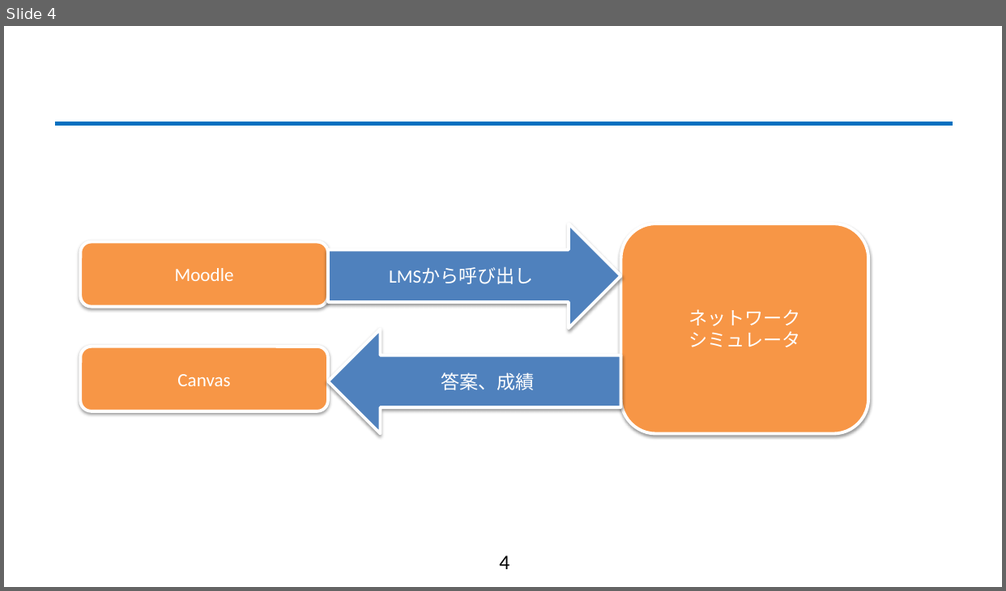
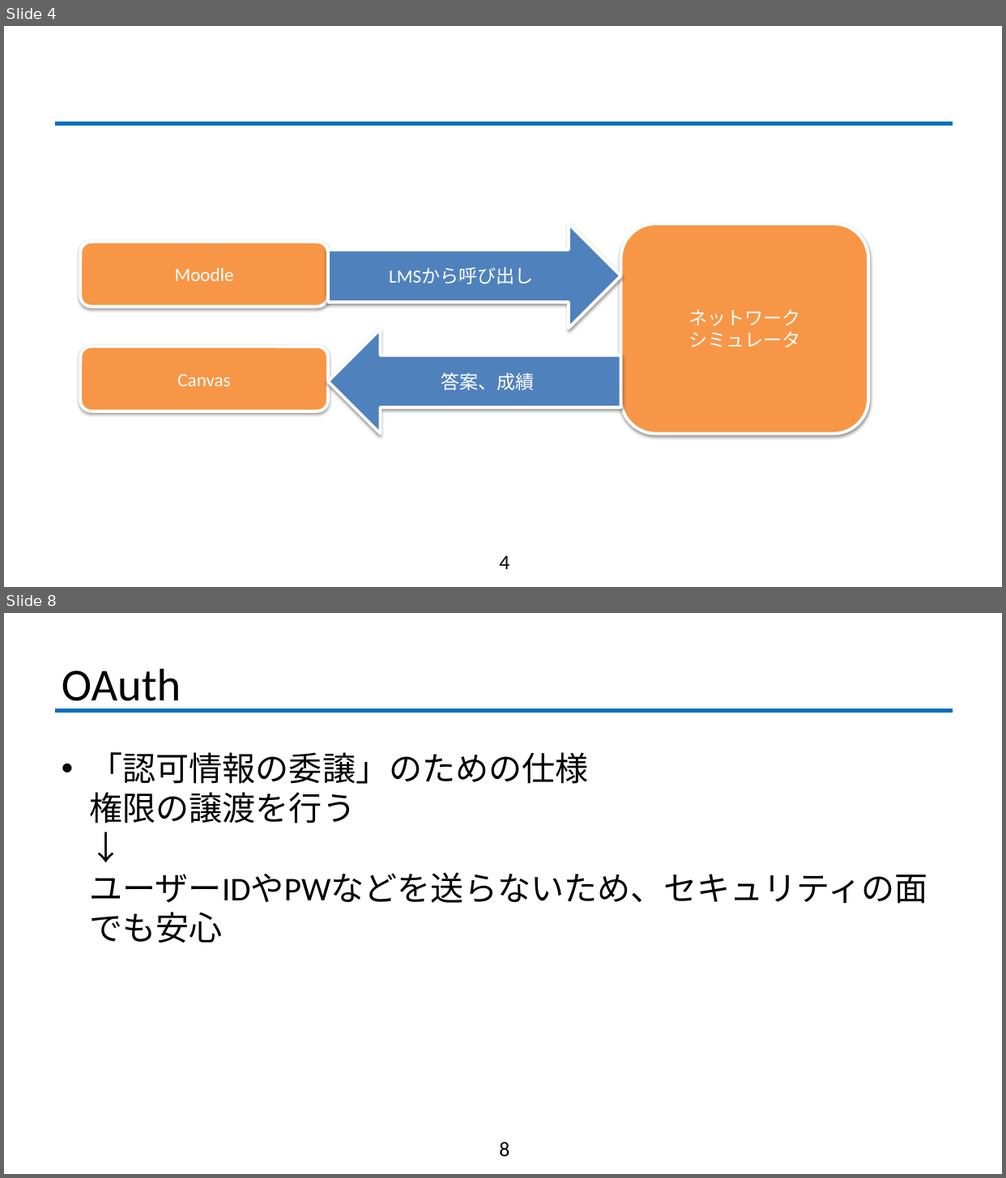
Before and after one commit to fujiLabo/fuji_simu, a slide deck: 卒研_R_ver.pptx. Shown one above the other, each under a label of ours: slide 4 before the commit, slides 4 and 8 after it; the slides between them are not shown. The pictures are 1006x591 and 1006x1178 pixels, drawn with LibreOffice and Linux fonts; fonts in the diff are those of the drawing; background and template pictures are left out. Boxes give left, top, right and bottom in pixels: in the first picture for what was removed or moved away, otherwise in the second. Text is boxed around its words. In the diff, an @@ line names an element or a change of style, - is before the commit and + after.

Commit message:
OAuth

```diff
--- a/卒研_R_ver.pptx
+++ b/卒研_R_ver.pptx
@@ slide 8 added at <box>4,613,1002,1174</box>, background #FFFFFF; not listed: 1 template element that a slide beside it also shows @@
@@ title added at <box>62,668,181,711</box>, 44 pt, text #000000 @@
+OAuth
@@ text added at <box>89,752,927,943</box>, 32 pt, text #000000 @@
+• 「認可情報の委譲」のための仕様
+  権限の譲渡を行う
+  ↓
+  ユーザーIDやPWなどを送らないため、セキュリティの面でも安心
@@ page number added at <box>499,1142,509,1157</box>, 20 pt, text #000000 @@
+8
```
Also in this commit, not shown: 3 other slides added.
